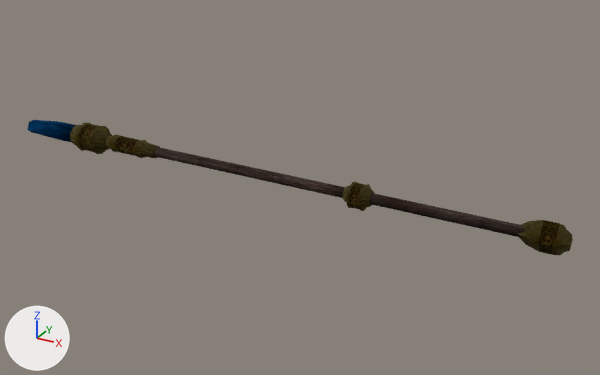
One commit to the glTF model assets/models/G3_WEAPON_STAFF_WATERMAGE_02.glb: the scene before it, then after it.
The view is the same before and after, from a 50 mm camera at (1.024, -2.109, 1.031) aimed at (-0.149, 0.024, -0.036). The lights are fixed; the arrows at lower left show +X, +Y and +Z.
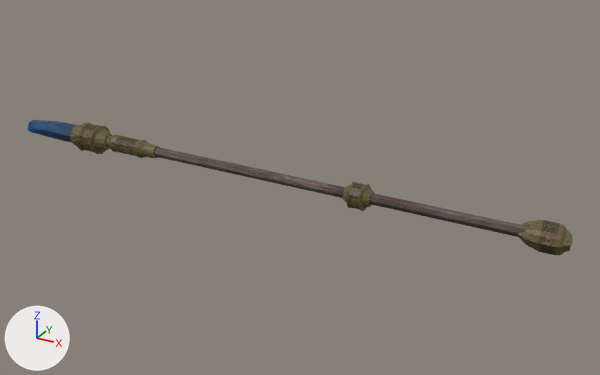
Boxes [x1, y1, x2, y2] around the edits, measured in the pictures (600 x 375 px):
```json
{"object": "Mesh", "change": "surface changed", "before": [27, 120, 573, 255], "after": [27, 120, 573, 255]}
```

Scene script edits in JSON lines:
```json
{"op": "set", "path": "mat_g3_weapons_melee_staffs_01_diffuse_01.metallic", "old": "1.0", "new": "0.0"}
{"op": "set", "path": "mat_g3_weapons_melee_staffs_01_diffuse_01.roughness", "old": "1.0", "new": "0.5"}
```
